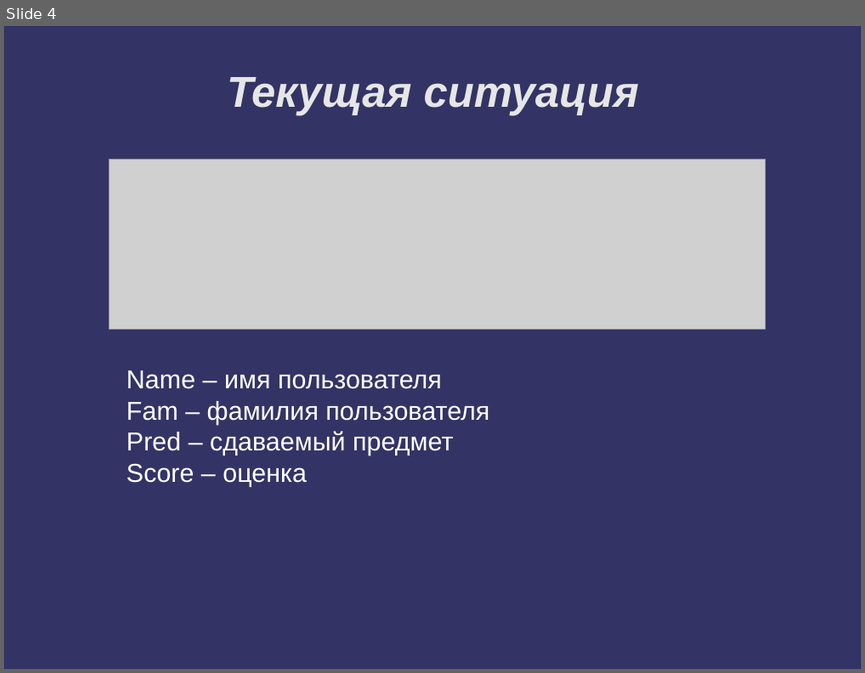
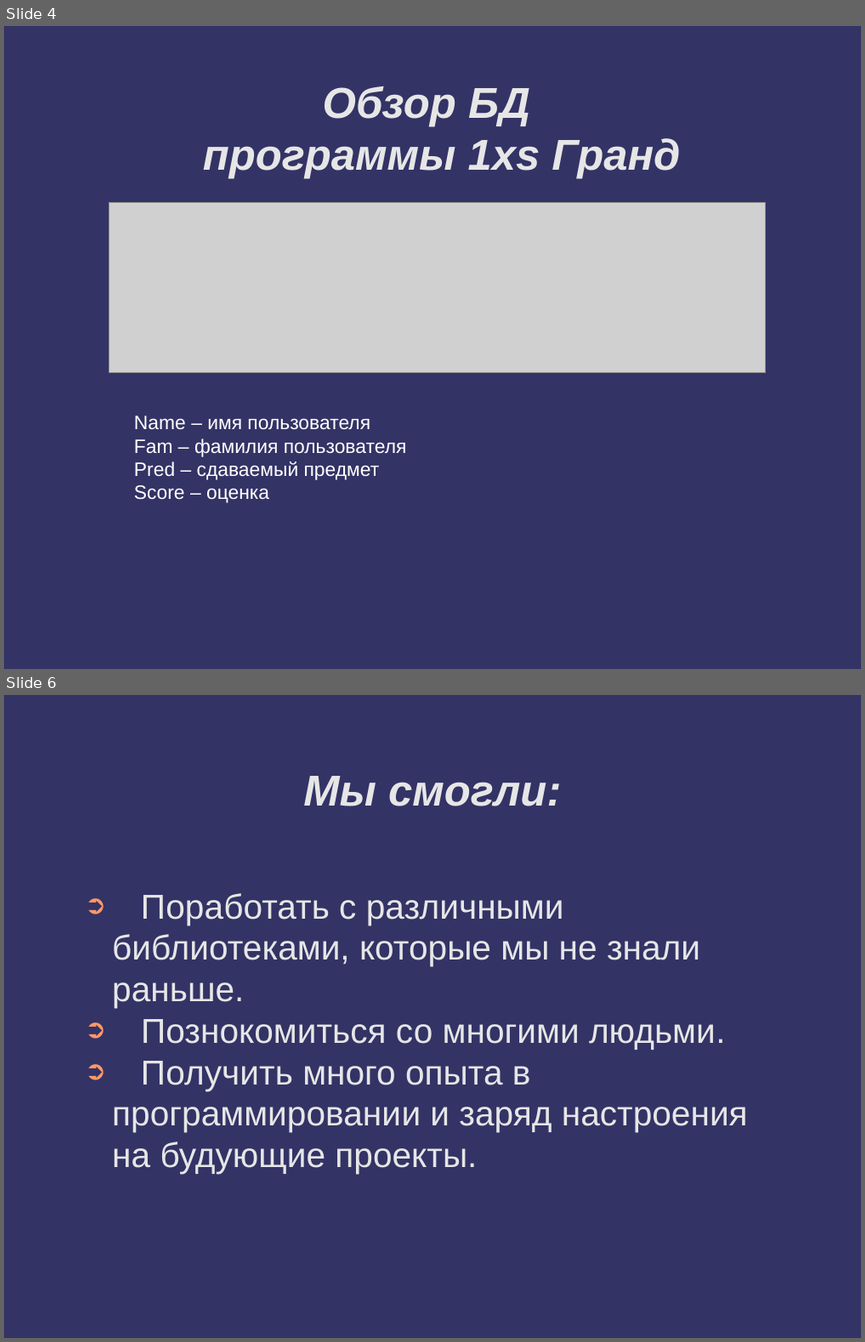
Before and after one commit to Aziev-Majid-Yaragievich/1XS, a slide deck: Презентация.odp. Shown one above the other, each under a label of ours: slide 4 before the commit, slides 4 and 6 after it; the slides between them are not shown. The pictures are 865x673 and 865x1342 pixels, drawn with LibreOffice and Linux fonts; fonts in the diff are those of the drawing; grey boxes stand for pictures; background and template pictures are left out. Boxes give left, top, right and bottom in pixels: in the first picture for what was removed or moved away, otherwise in the second. Text is boxed around its words. In the diff, an @@ line names an element or a change of style, - is before the commit and + after.

```diff
--- a/Презентация.odp
+++ b/Презентация.odp
@@ slide 6 added at [4,695,861,1338], background #333366 @@
@@ title added at [303,776,561,806], 40 pt, text #E6E6E6, bold, italic @@
+Мы смогли:
@@ text added at [112,893,748,1174], 32 pt, text #E6E6E6 @@
+➲ Поработать с различными библиотеками, которые мы не знали раньше.
+➲ Познокомиться со многими людьми.
+➲ Получить много опыта в программировании и заряд настроения на будующие проекты.
@@ slide 4 changed as well @@
@@ title added at [203,86,680,179], 40 pt, text #E6E6E6, bold, italic @@
+Обзор БД
+программы 1xs Гранд
@@ title removed at [227,77,639,115] @@
-Текущая ситуация
@@ picture: place and size @@
-picture at [109,159,765,329]
+picture at [109,203,765,372]
@@ text "Name – имя пользователя": place and size @@
-text "Name – имя пользователя" at [126,370,489,487]
+text "Name – имя пользователя" at [134,415,407,503]
@@ text "Name – имя пользователя" at [134,415,407,503]: size 24 to 18 pt @@
```
Also in this commit, not shown: 1 other slide changed, 4 other slides added, 6 slides removed.
